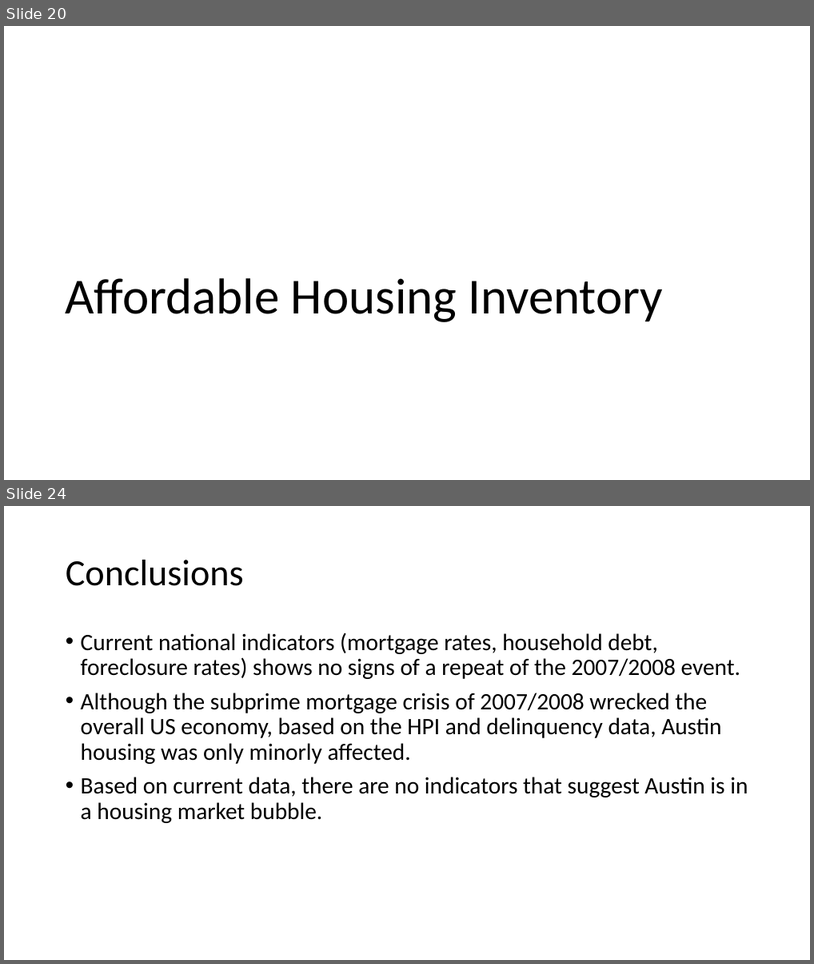
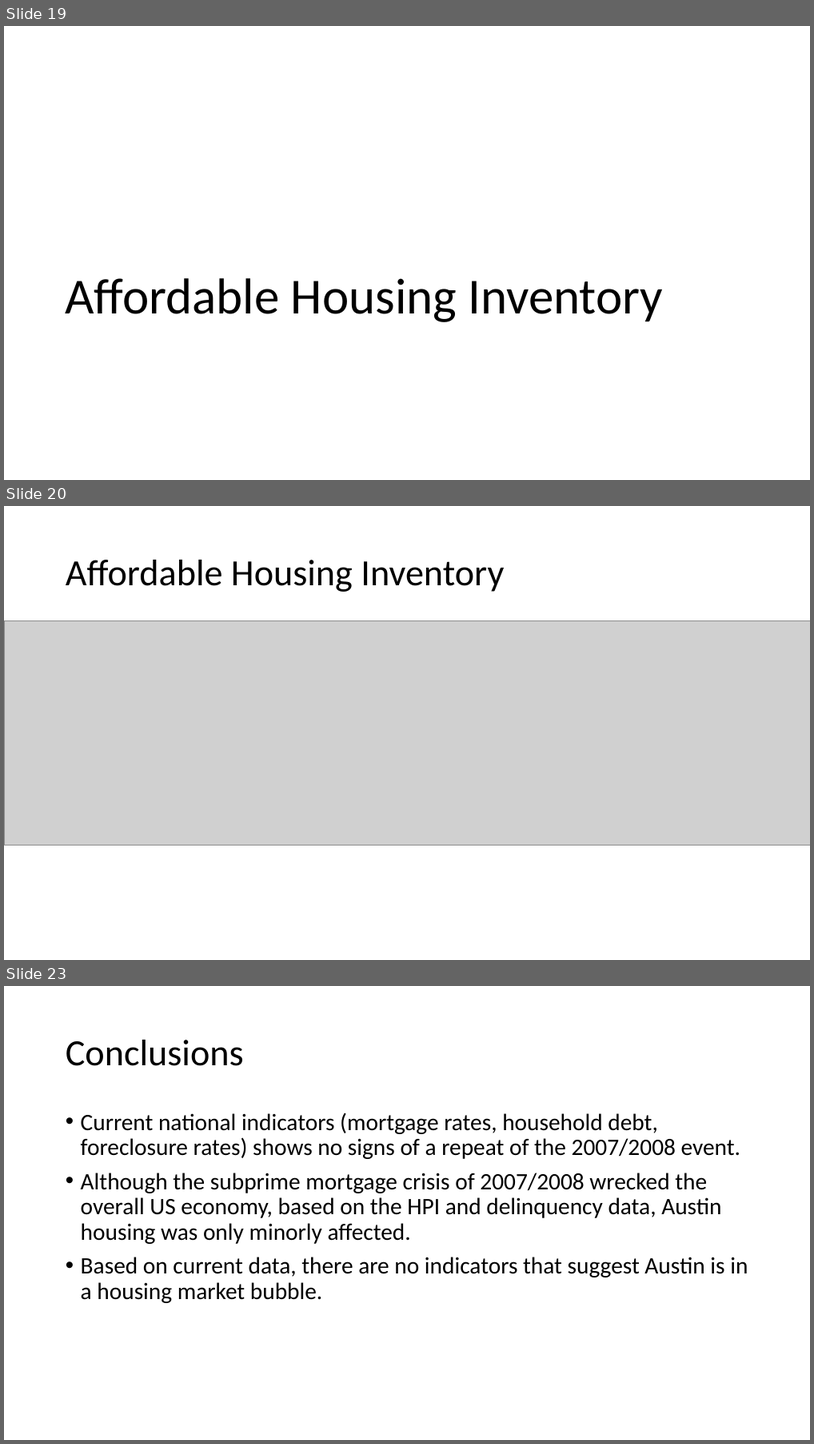
Before and after one commit to bowielh/Project1_Group1, a slide deck: Housing_Bubble.pptx. Shown one above the other, each under a label of ours: slides 20 and 24 before the commit, slides 19, 20 and 23 after it; the slides between them are not shown. The pictures are 814x964 and 814x1444 pixels, drawn with LibreOffice and Linux fonts; fonts in the diff are those of the drawing; grey boxes stand for pictures. Boxes give left, top, right and bottom in pixels: in the first picture for what was removed or moved away, otherwise in the second. Text is boxed around its words. In the diff, an @@ line names an element or a change of style, - is before the commit and + after.

```diff
--- a/Housing_Bubble.pptx
+++ b/Housing_Bubble.pptx
@@ slide 20 added at [4, 506, 810, 960], background #FFFFFF @@
@@ title added at [66, 560, 504, 592], 44 pt, text #000000 @@
+Affordable Housing Inventory
@@ picture added at [4, 621, 810, 844] @@
@@ what was slide 20 is now slide 19 @@
@@ what was slide 24 is now slide 23 @@
```
Also in this commit, not shown: 5 slides changed, 3 other slides added, 3 slides removed, 5 other files.
